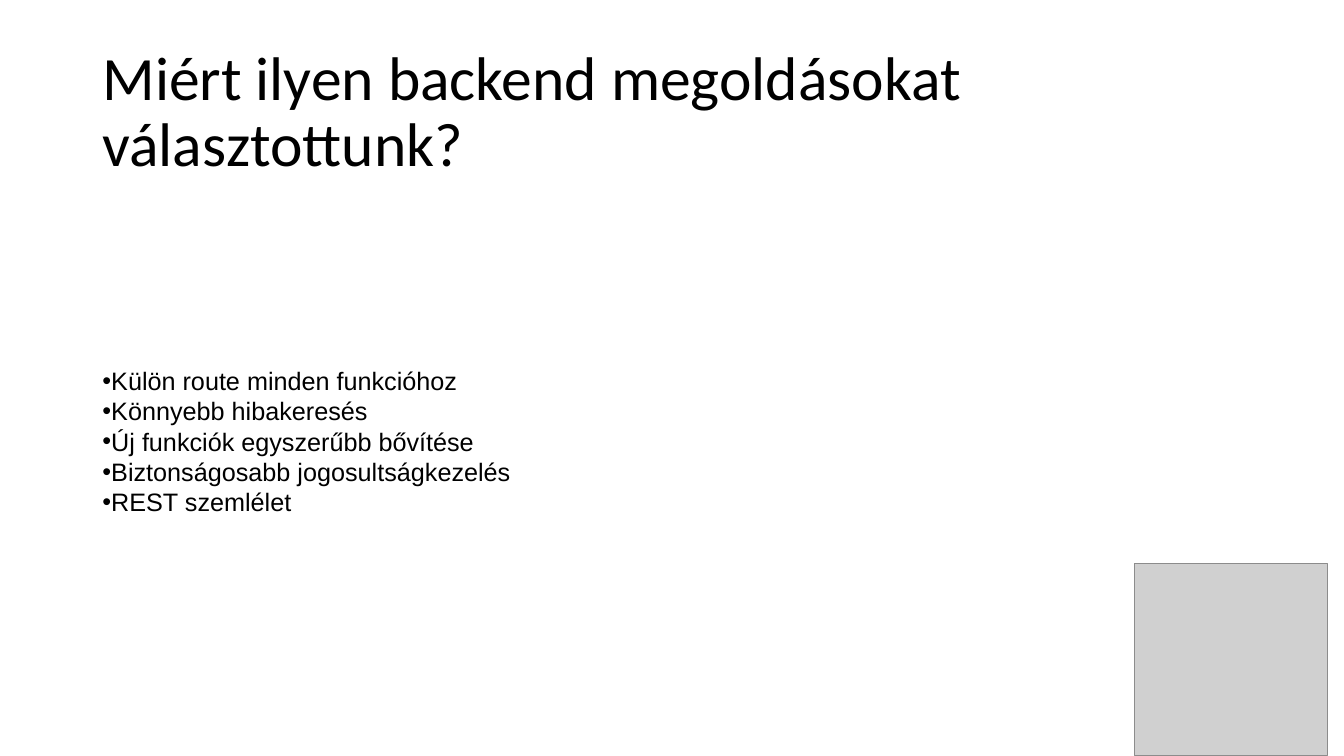
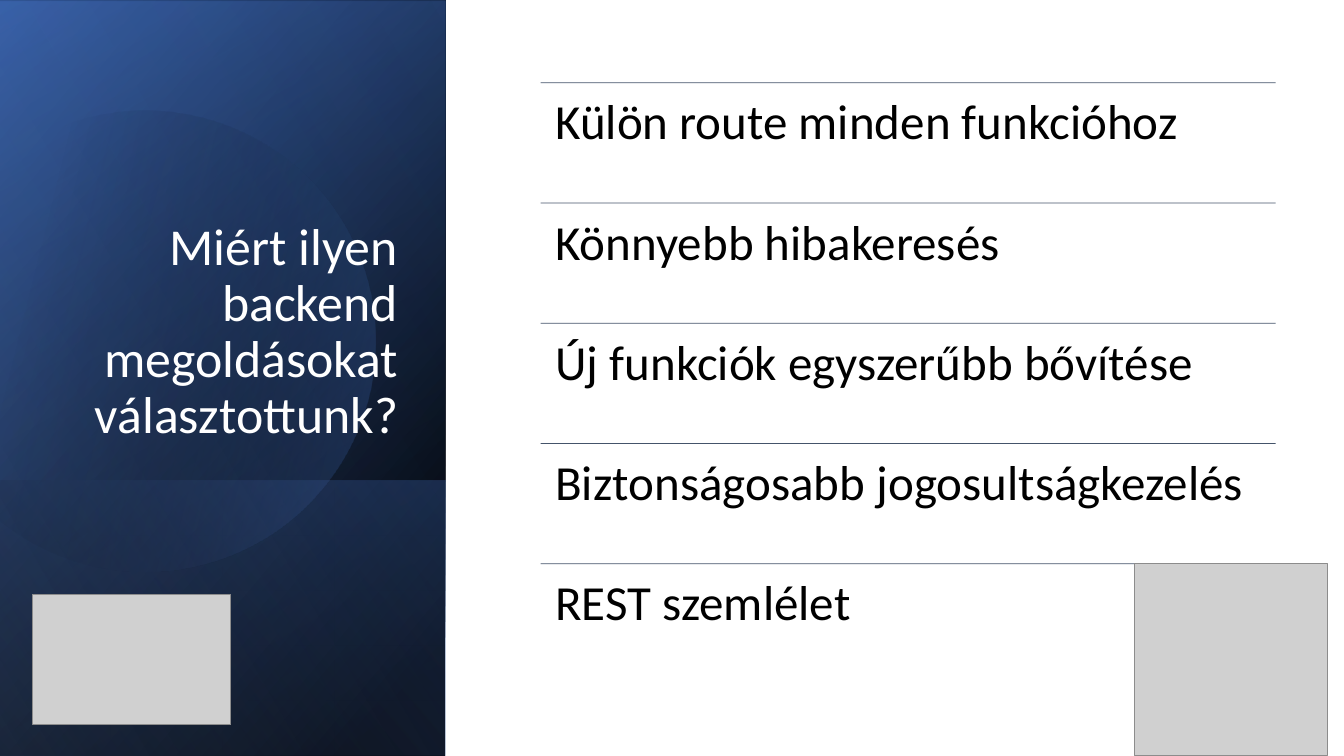
Before and after one commit to ClausPatrik/Makettoldal, a slide deck: slide 12 of MakettMester.pptx. Drawn at 1344x756 pixels with LibreOffice and Linux fonts; fonts in the diff are those of the drawing; grey boxes stand for pictures. Boxes give left, top, right and bottom in pixels: in the first picture for what was removed or moved away, otherwise in the second. Text is boxed around its words. In the diff, an @@ line names an element or a change of style, - is before the commit and + after.

```diff
--- a/MakettMester.pptx
+++ b/MakettMester.pptx
@@ rectangle added at (0,0,446,756), fill gradient #000000 to #2F5597 @@
@@ rectangle added at (0,1,446,756), fill gradient #000000 to #4472C4 @@
@@ rectangle added at (0,0,446,756), fill gradient #000000 to #8FAADC @@
@@ freeform shape added at (0,56,431,618), fill gradient #000000 to #4472C4 @@
@@ title "Miért ilyen backend megoldásokat választottunk?": place and size @@
-title "Miért ilyen backend megoldásokat választottunk?" at (102,57,961,167)
+title "Miért ilyen backend megoldásokat választottunk?" at (95,229,398,434)
@@ title "Miért ilyen backend megoldásokat választottunk?" at (95,229,398,434): size 44 to 37 pt, text colour #000000 to #FFFFFF; alignment left to right; vertical alignment middle to bottom @@
@@ text removed at (102,371,510,512) @@
-• Külön route minden funkcióhoz
-• Könnyebb hibakeresés
-• Új funkciók egyszerűbb bővítése
-• Biztonságosabb jogosultságkezelés
-• REST szemlélet
@@ rectangle added at (0,480,446,756), fill gradient #4472C4 to #000000 @@
@@ picture added at (32,595,231,725) @@
@@ group added at (540,83,1276,621): 5 lines, 5 texts @@
+Külön route minden funkcióhoz
+Könnyebb hibakeresés
+Új funkciók egyszerűbb bővítése
+Biztonságosabb jogosultságkezelés
+REST szemlélet
```
Also in this commit, not shown: 17 other slides changed.
